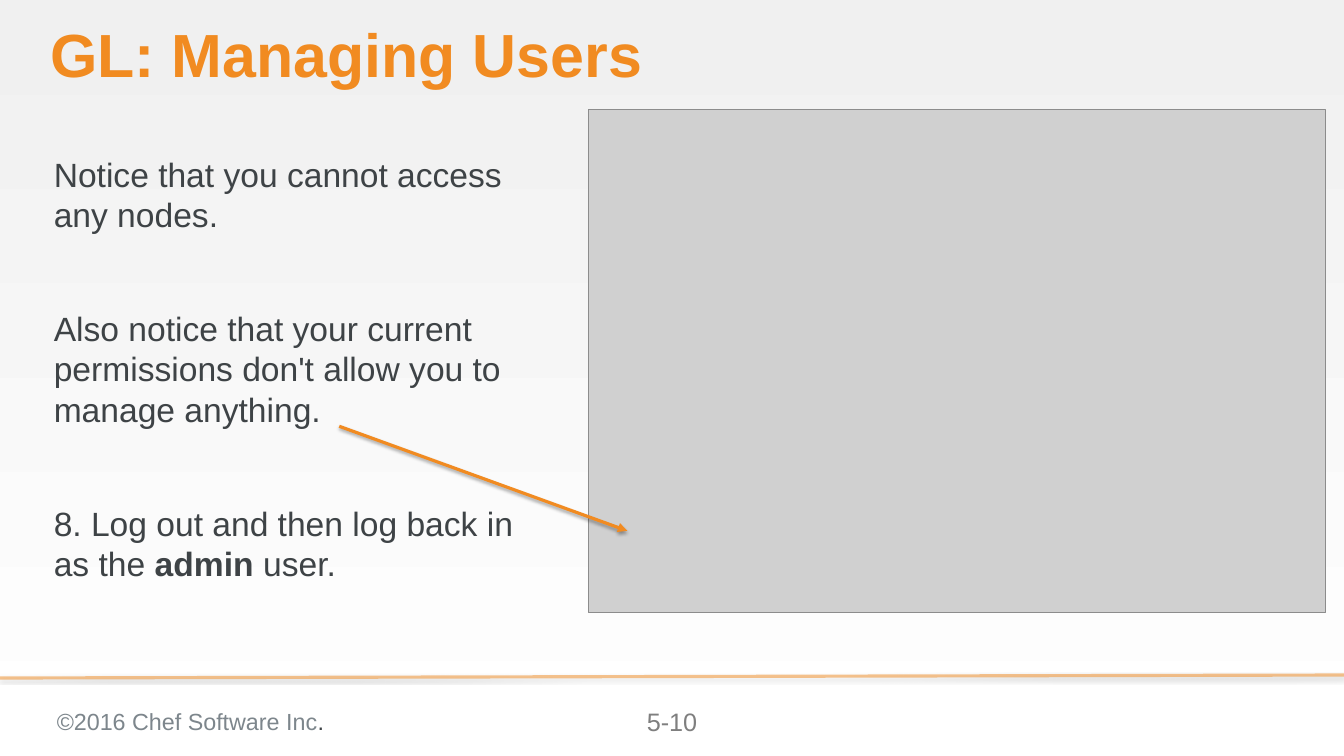
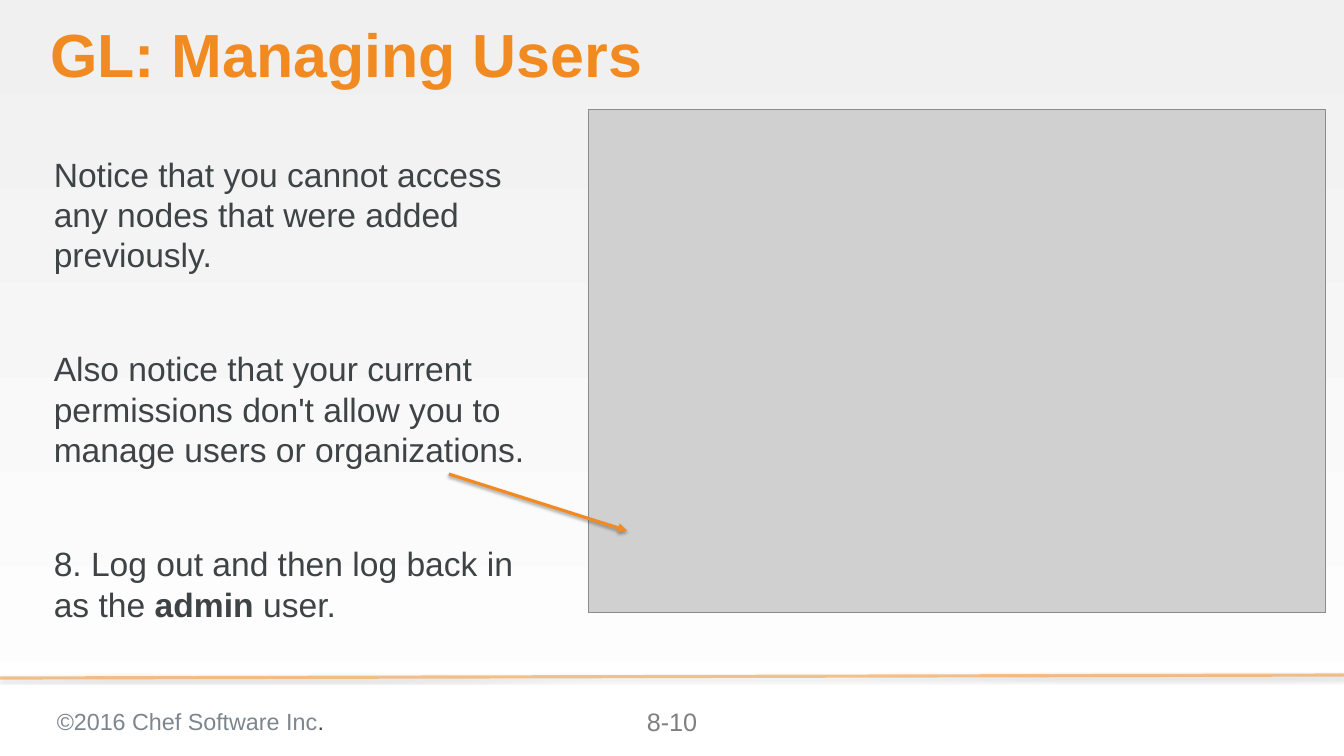
Before and after one commit to bchamby/chef-compliance-installation-configuration-operation, a slide deck: slide 10 of 08-permissions-orgs.pptx. Drawn at 1344x756 pixels with LibreOffice and Linux fonts; fonts in the diff are those of the drawing; grey boxes stand for pictures; background and template pictures are left out. Boxes give left, top, right and bottom in pixels: in the first picture for what was removed or moved away, otherwise in the second. Text is boxed around its words. In the diff, an @@ line names an element or a change of style, - is before the commit and + after.

Commit message:
Finished 08-permissions-orgs.pptx labs still need to write quiz

```diff
--- a/08-permissions-orgs.pptx
+++ b/08-permissions-orgs.pptx
@@ text at [54,162,524,469]: text changed @@
-Notice that you cannot access any nodes.
-Also notice that your current permissions don't allow you to manage anything.
+Notice that you cannot access any nodes that were added previously.
+Also notice that your current permissions don't allow you to manage users or organizations.
@@ arrow moved from (339, 426) - (627, 531) to (449, 474) - (627, 531) @@
@@ page number at [647,713,697,731]: text changed @@
-5-10
+8-10
```
Also in this commit, not shown: 8 other slides changed, 6 slides added, 18 slides removed.
